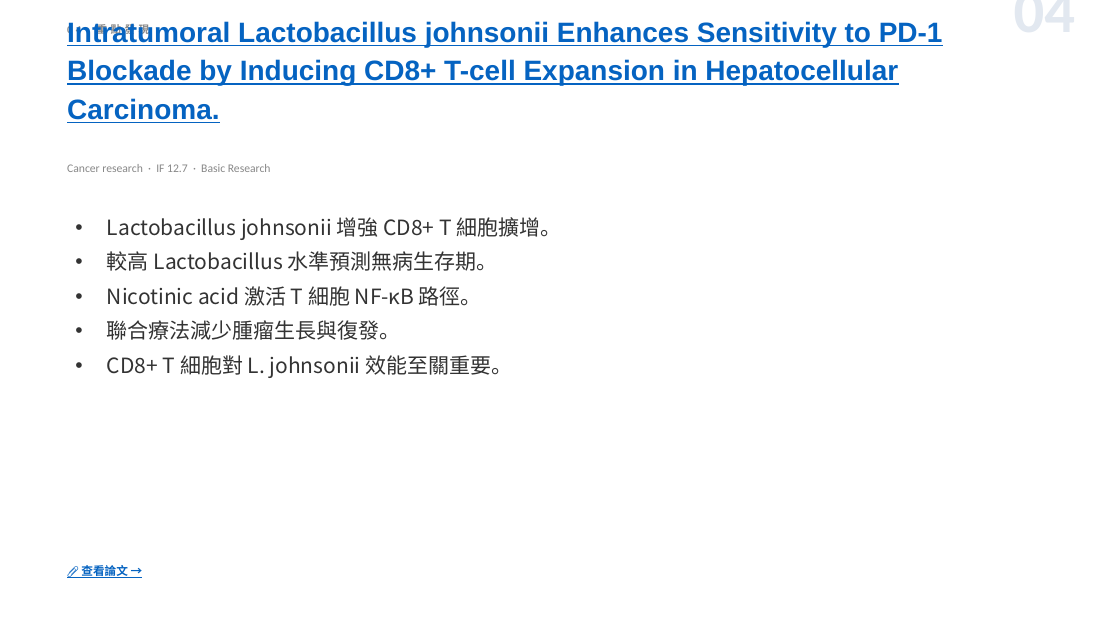
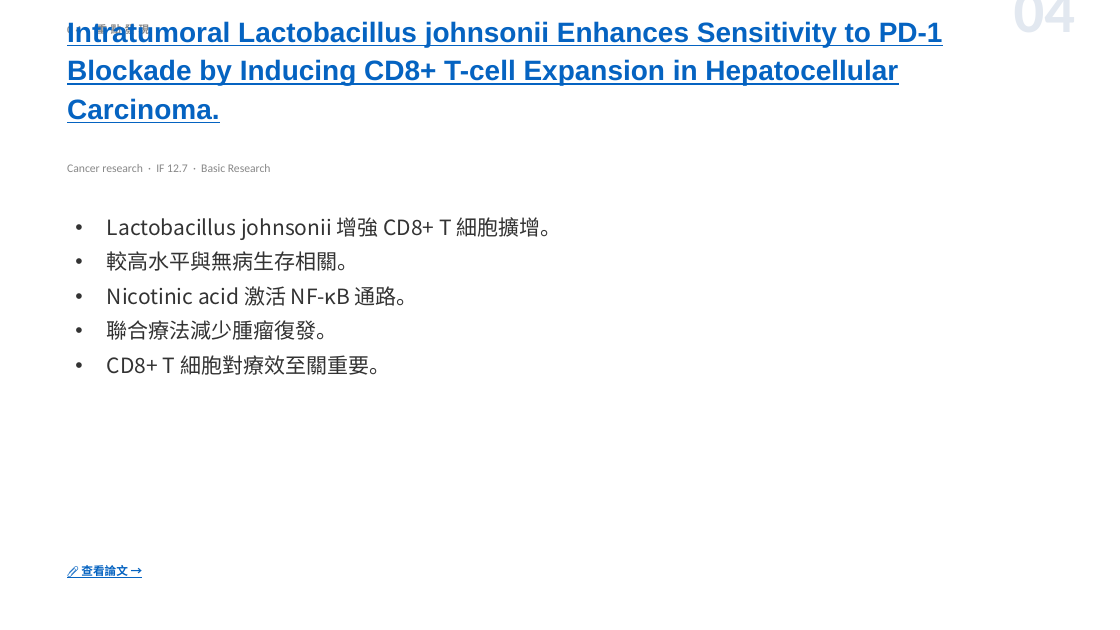
Before and after one commit to jejenhu-maker/hcc-weekly-digest, a slide deck: slide 6 of docs/digest-zh.pptx. Drawn at 1120x630 pixels with LibreOffice and Linux fonts; fonts in the diff are those of the drawing. Boxes give left, top, right and bottom in pixels: in the first picture for what was removed or moved away, otherwise in the second. Text is boxed around its words. In the diff, an @@ line names an element or a change of style, - is before the commit and + after.

```diff
--- a/docs/digest-zh.pptx
+++ b/docs/digest-zh.pptx
@@ text at (x1=107, y1=251, x2=418, y2=375): text changed @@
-• 較高 Lactobacillus 水準預測無病生存期。
-• Nicotinic acid 激活 T 細胞 NF-κB 路徑。
-• 聯合療法減少腫瘤生長與復發。
-• CD8+ T 細胞對 L. johnsonii 效能至關重要。
+• 較高水平與無病生存相關。
+• Nicotinic acid 激活 NF-κB 通路。
+• 聯合療法減少腫瘤復發。
+• CD8+ T 細胞對療效至關重要。
```
Also in this commit, not shown: 10 other slides changed, 1 slide added, 4 other files.
